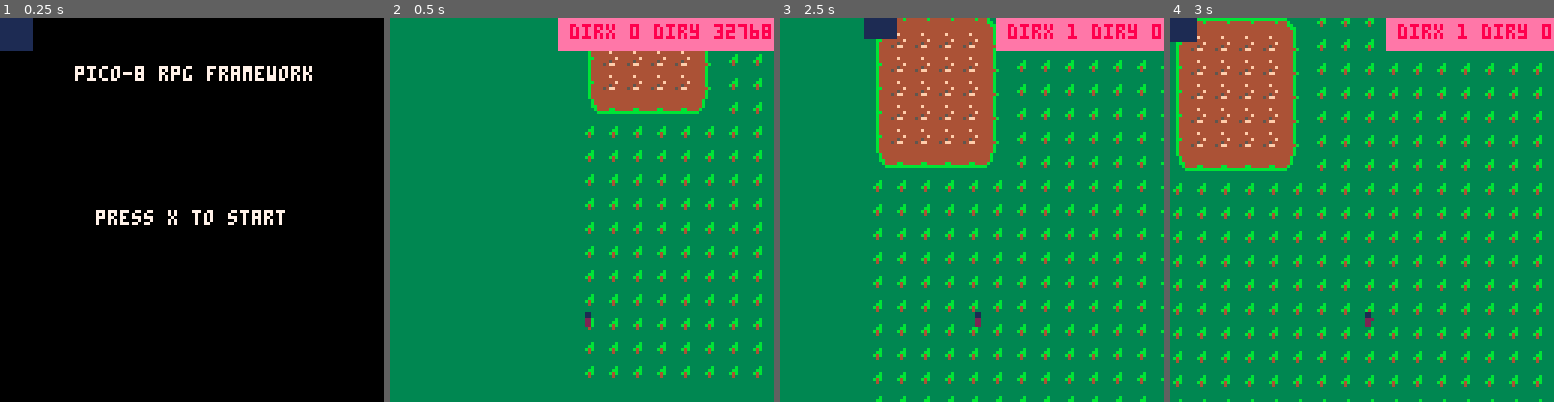
Above: before the commit, frames 1-4 (left to right).
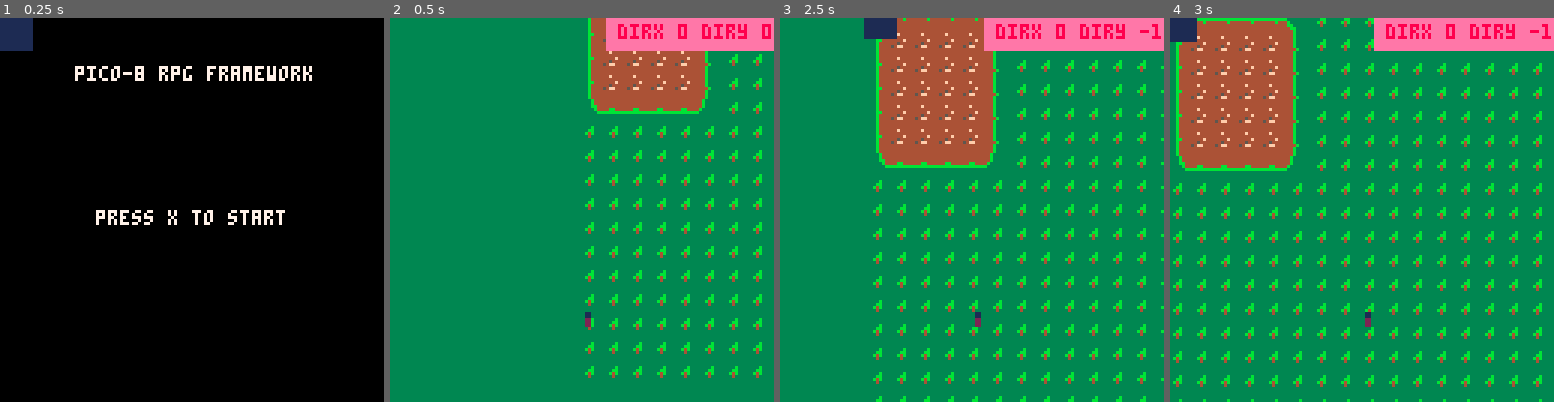
Above: after the commit, the same moments.

Repository: matthiasbruns/pico-8
Game: PICO-8 cartridge rpg/rpg.p8
Same seed, same stepped clock (60 frames per second), same inputs: the game is played once before the commit and once after it.
Inputs:
- Up to frame 1 (0.25 s): no input
- Up to frame 2 (0.5 s): tap X (X key) at 0.33 s
- Up to frame 3 (2.5 s): tap X (X key) at 1.07, 1.85 s; hold Right 1.6-2.1 s; hold Up 2.15-2.42 s; hold Right from 2.47 s (still down)
- Up to frame 4 (3 s): keep holding Right; tap X (X key) at 2.97 s

Frame 1 is identical in both runs. In frame 2, 1.7% of the frame differs, in the area x 43-99%, y 0-9%; in frame 3, 1.0%; in frame 4, 1.0%.

Commit message:
minified direction calculation

Diff:
--- a/rpg/rpg.p8
+++ b/rpg/rpg.p8
@@ -114,13 +114,18 @@
  actor.x+=actor.vx
  actor.y+=actor.vy
 
- if abs(actor.vx) > abs(actor.vy) then
-  -- left/right
-  actor.diry = 0
-  actor.dirx = actor.vx / abs(actor.vx)
- else
+ -- left/right
+ if actor.vx < 0 then
+  actor.dirx = -1
+ elseif actor.vx > 0 then
+  actor.dirx = 1
+ end
  -- up/down
-  actor.diry = actor.vy / abs(actor.vy)
+ if actor.vy < 0 then
+  actor.diry = -1
+  actor.dirx = 0
+ elseif actor.vy > 0 then
+  actor.diry = 1
   actor.dirx = 0
  end
 
